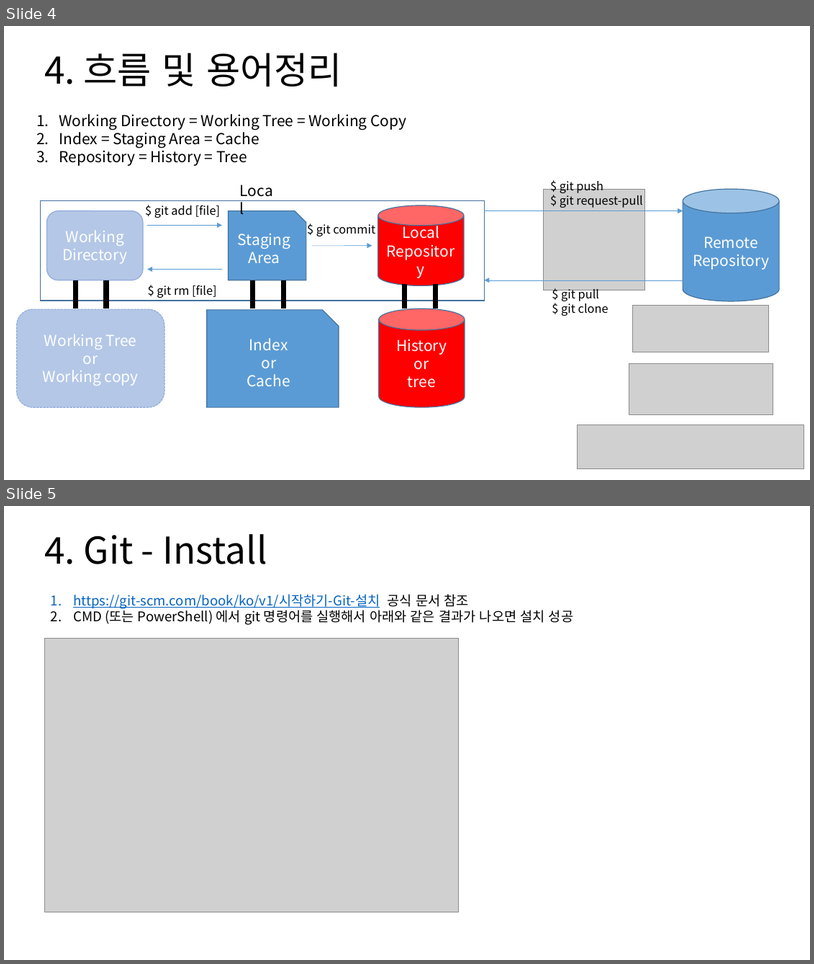
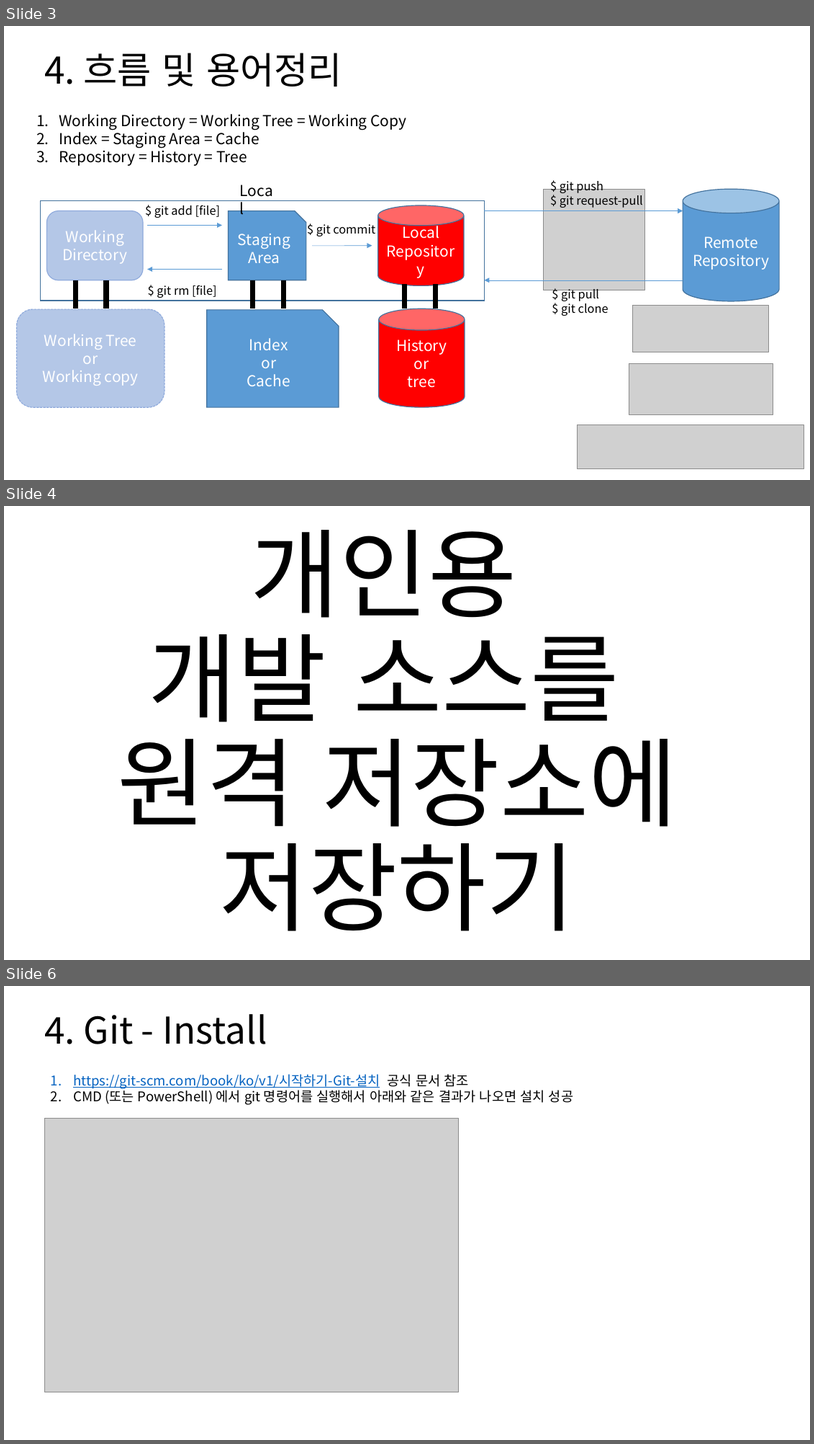
Before and after one commit to SungIn-Shin/git_powerpoint, a slide deck: git_from_the_hell.pptx. Shown one above the other, each under a label of ours: slides 4 and 5 before the commit, slides 3, 4 and 6 after it; the slides between them are not shown. The pictures are 814x964 and 814x1444 pixels, drawn with LibreOffice and Linux fonts; fonts in the diff are those of the drawing; grey boxes stand for pictures. Boxes give left, top, right and bottom in pixels: in the first picture for what was removed or moved away, otherwise in the second. Text is boxed around its words. In the diff, an @@ line names an element or a change of style, - is before the commit and + after.

```diff
--- a/git_from_the_hell.pptx
+++ b/git_from_the_hell.pptx
@@ slide 4 added at (x1=4, y1=506, x2=810, y2=960), background #FFFFFF @@
@@ title added at (x1=118, y1=530, x2=678, y2=931), 115 pt, text #000000 @@
+개인용
+개발 소스를
+원격 저장소에 저장하기
@@ what was slide 4 is now slide 3 @@
@@ what was slide 5 is now slide 6 @@
```
Also in this commit, not shown: 1 slide changed, 12 other slides added, 2 slides removed.
